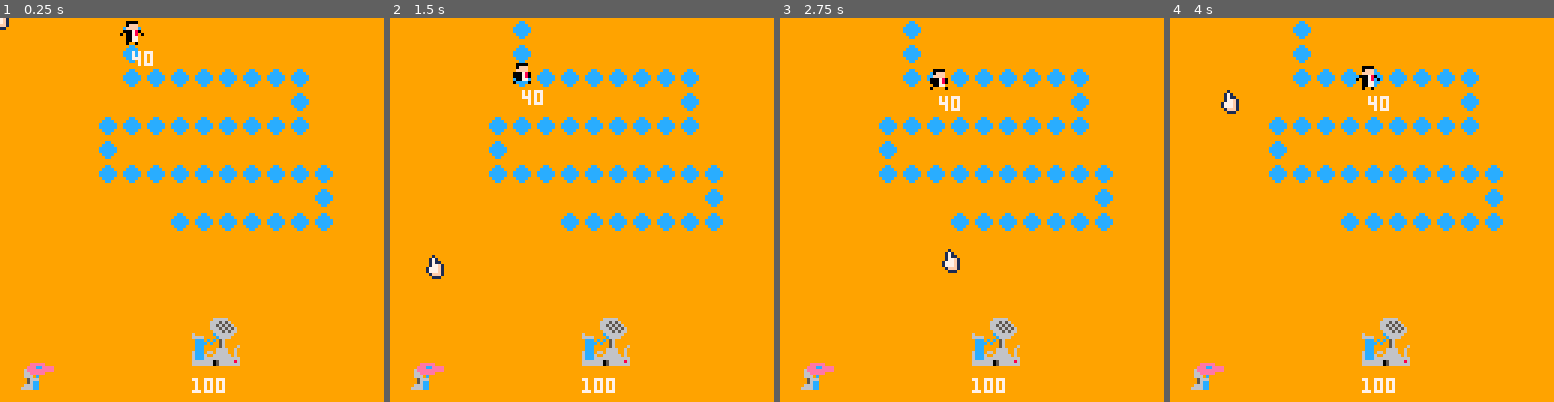
Above: before the commit, frames 1-4 (left to right).
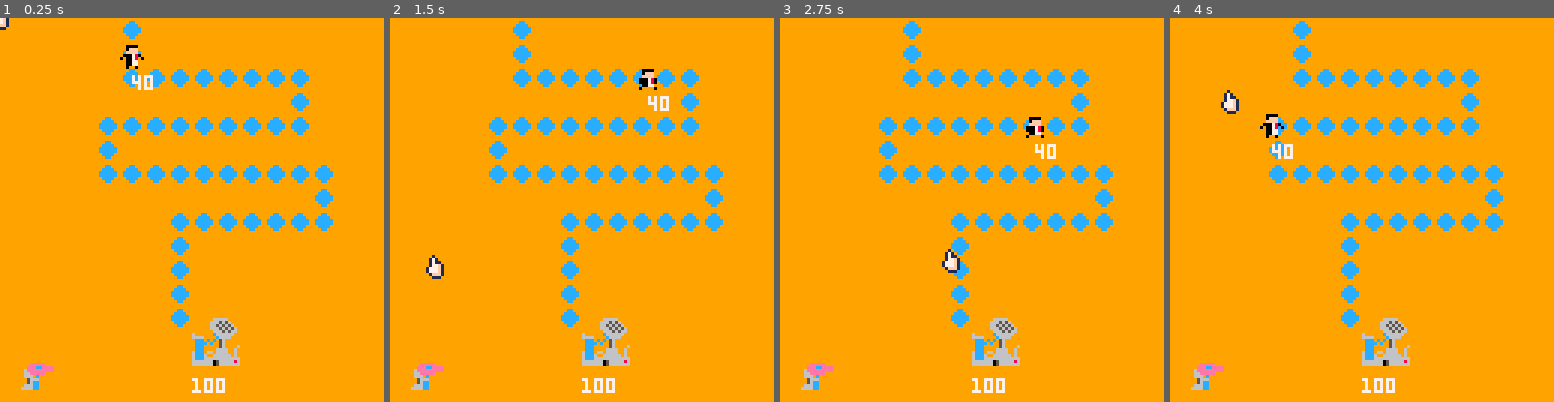
Above: after the commit, the same moments.

Repository: CaterpillarGames/gamejam
Game: PICO-8 cartridge game.p8
Two runs of this game, one before a commit and one after it. Both use one fixed random seed, a clock stepped at 60 frames per second and the inputs below.
Inputs (mouse positions are in pixels of both pictures, inside the frame that each line leads up to):
- Up to frame 1 (0.25 s): no input
- Up to frame 2 (1.5 s): tap X (X key) at 0.33, 1.07 s; click (670, 121) at 0.67 s; tap O (Z key) at 0.7 s; click (436, 267) at 1.22 s
- Up to frame 3 (2.75 s): hold Right 1.6-2.1 s; tap O (Z key) at 1.7, 2.1, 2.5 s; click (887, 114) at 1.77 s; tap X (X key) at 1.85 s; hold Up 2.15-2.42 s; click (952, 259) at 2.32 s; hold Right from 2.47 s (still down)
- Up to frame 4 (4 s): click (1404, 106) at 2.87 s; tap O (Z key) at 2.9, 3.3, 3.7 s; tap X (X key) at 2.97 s; release Right at 3.03 s; hold Left 3.08-3.58 s; click (1465, 256) at 3.42 s; hold Down 3.63-3.97 s; click (1231, 102) at 3.97 s

The runs differ from the first frame. In frame 1, 1.2% of the frame differs, in the area x 31-50%, y 0-81%; in frame 2, 1.2%; in frame 3, 1.2%; in frame 4, 1.3%, in the area x 23-58%, y 12-81%.

Commit message:
more pathfinding sort of

Diff:
--- a/game.p8
+++ b/game.p8
@@ -500,7 +500,7 @@
 		duration = 0,
 		pos = vec2(x, y),
 		velDir = vec2(0, 1),
-		speed = 10,
+		speed = 40,
 		age = 0,
 		isInRange = function(self)
 			return gs.base.pos:isWithin(self.pos, 15)
@@ -677,3 +677,7 @@
 0000000009090909090909090909000000000000000000000000000000000000000000000000000000000000000000000000000000000000000000000000000000000000000000000000000000000000000000000000000000000000000000000000000000000000000000000000000000000000000000000000000000000000
 0000000000000000000000000009000000000000000000000000000000000000000000000000000000000000000000000000000000000000000000000000000000000000000000000000000000000000000000000000000000000000000000000000000000000000000000000000000000000000000000000000000000000000
 0000000000000009090909090909000000000000000000000000000000000000000000000000000000000000000000000000000000000000000000000000000000000000000000000000000000000000000000000000000000000000000000000000000000000000000000000000000000000000000000000000000000000000
+0000000000000009000000000000000000000000000000000000000000000000000000000000000000000000000000000000000000000000000000000000000000000000000000000000000000000000000000000000000000000000000000000000000000000000000000000000000000000000000000000000000000000000
+0000000000000009000000000000000000000000000000000000000000000000000000000000000000000000000000000000000000000000000000000000000000000000000000000000000000000000000000000000000000000000000000000000000000000000000000000000000000000000000000000000000000000000
+0000000000000009000000000000000000000000000000000000000000000000000000000000000000000000000000000000000000000000000000000000000000000000000000000000000000000000000000000000000000000000000000000000000000000000000000000000000000000000000000000000000000000000
+0000000000000009000000000000000000000000000000000000000000000000000000000000000000000000000000000000000000000000000000000000000000000000000000000000000000000000000000000000000000000000000000000000000000000000000000000000000000000000000000000000000000000000
